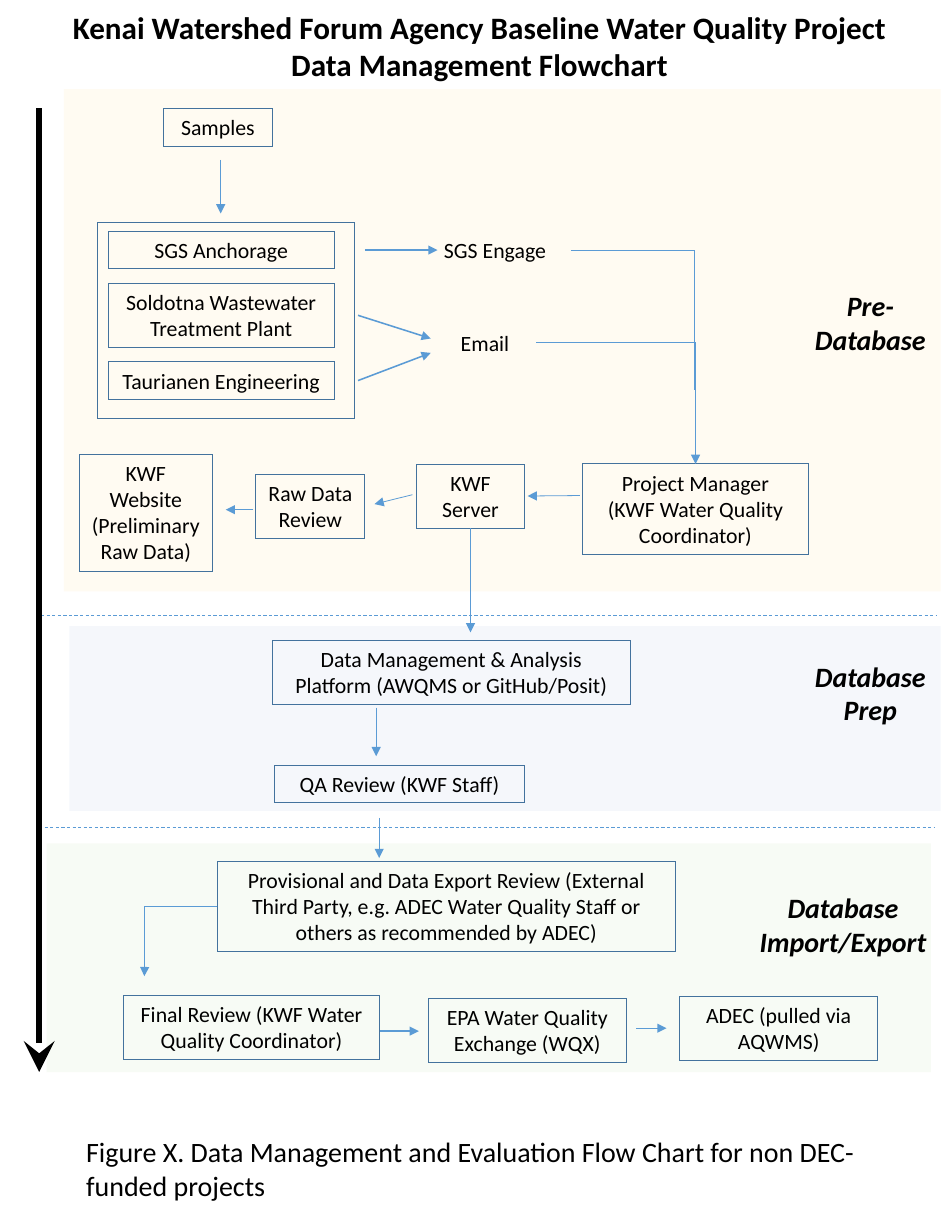
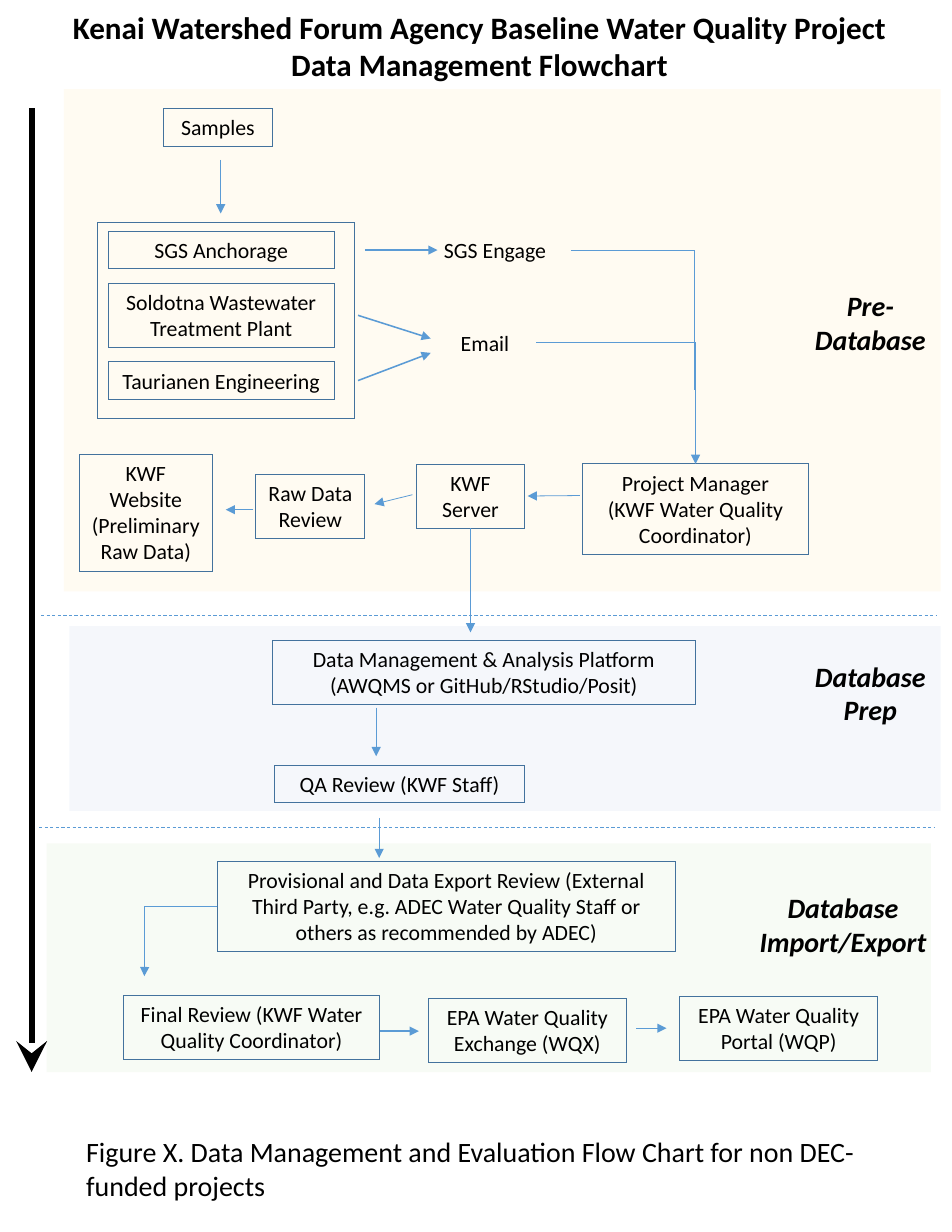
Before and after one commit to Kenai-Watershed-Forum/kenai-river-wqx, a slide deck: slide 1 of other/documents/QAPP/DRAFT Figure 5 Data Management Flowchart KWF.pptx. Drawn at 952x1232 pixels with LibreOffice and Linux fonts; fonts in the diff are those of the drawing. Boxes give left, top, right and bottom in pixels: in the first picture for what was removed or moved away, otherwise in the second. Text is boxed around its words. In the diff, an @@ line names an element or a change of style, - is before the commit and + after.

```diff
--- a/other/documents/QAPP/DRAFT Figure 5 Data Management Flowchart KWF.pptx
+++ b/other/documents/QAPP/DRAFT Figure 5 Data Management Flowchart KWF.pptx
@@ arrow moved from (39, 109) - (39, 1072) to (31, 109) - (31, 1072) @@
@@ rectangle "Data Management & Analysis Platform ...": place and size @@
-rectangle "Data Management & Analysis Platform ..." at <box>272,641,629,704</box>
+rectangle "Data Management & Analysis Platform ..." at <box>272,641,696,704</box>
@@ text in rectangle at <box>313,652,655,696</box>: text changed @@
-Data Management & Analysis Platform (AWQMS or GitHub/Posit)
+Data Management & Analysis Platform (AWQMS or GitHub/RStudio/Posit)
@@ text in rectangle at <box>698,1008,859,1052</box>: text changed @@
-ADEC (pulled via AQWMS)
+EPA Water Quality Portal (WQP)
```
Also in this commit, not shown: 3 other files.
